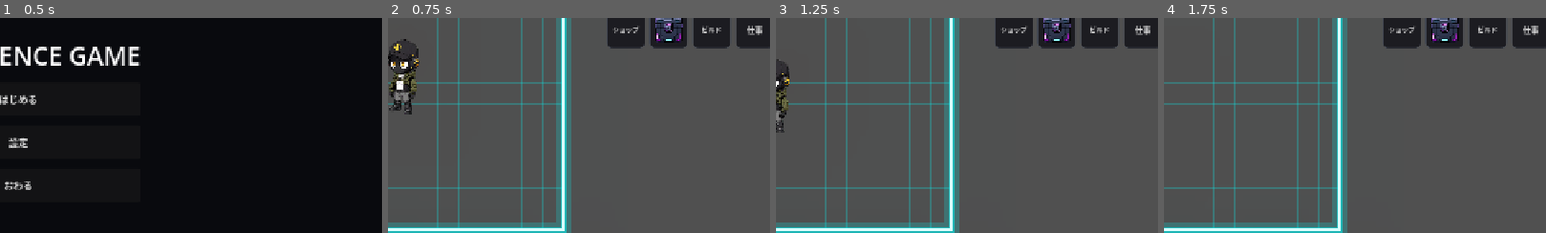
Above: before the commit, frames 1-4 (left to right).
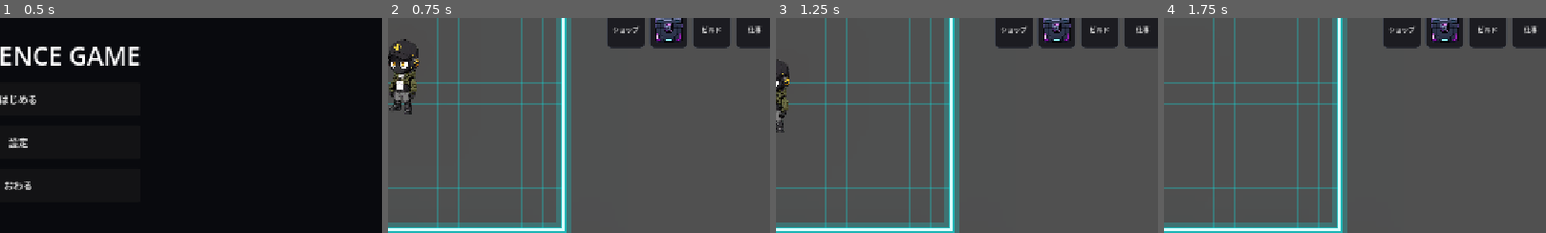
Above: after the commit, the same moments.

Repository: grimoire1089-coder/optimistic
Game: Godot game, scene res://Scenes/Boot/TitleScene.tscn
Same seed, same stepped clock (60 frames per second), same inputs: the game is played once before the commit and once after it. Sound files missing from this copy of the repository are replaced by a short silence.
Inputs:
- Up to frame 1 (0.5 s): no input
- Up to frame 2 (0.75 s): click "はじめる" at 0.5 s
- Up to frame 3 (1.25 s): no input
- Up to frame 4 (1.75 s): click "BGM" at 1.25 s
The pictures show only the part of the screen within x 48-98%, y 26-76%; the shares and areas given below are measured in that part.

Frame 1 is identical in both runs. In frame 2, 0.1% of the frame differs, in the area x 94-98%, y 3-8%; in frame 3, 0.1%; in frame 4, 0.1%.

Commit message:
Shrink work button

Diff:
--- a/Scripts/UI/HUD/WorkCreditButton.gd
+++ b/Scripts/UI/HUD/WorkCreditButton.gd
@@ -40,9 +40,9 @@
 
 
 func _apply_square_button_layout() -> void:
-	custom_minimum_size = Vector2(64.0, 64.0)
-	offset_left = -88.0
-	offset_top = -88.0
+	custom_minimum_size = Vector2(56.0, 56.0)
+	offset_left = -80.0
+	offset_top = -80.0
 	offset_right = -24.0
 	offset_bottom = -24.0
 	mouse_default_cursor_shape = Control.CURSOR_POINTING_HAND
@@ -54,7 +54,7 @@
 	add_theme_stylebox_override("hover", _make_style(Color(0.15, 0.15, 0.18, 0.98), Color(0.00, 1.65, 1.65, 0.95), 2))
 	add_theme_stylebox_override("pressed", _make_style(Color(0.04, 0.20, 0.22, 1.0), Color(0.25, 2.4, 2.4, 1.0), 2))
 	add_theme_stylebox_override("disabled", _make_style(Color(0.08, 0.08, 0.09, 0.62), Color(0.18, 0.18, 0.20, 0.8), 1))
-	add_theme_font_size_override("font_size", 13)
+	add_theme_font_size_override("font_size", 11)
 
 
 func _make_style(bg_color: Color, border_color: Color, border_width: int) -> StyleBoxFlat:
@@ -63,5 +63,5 @@
 	style.border_color = border_color
 	style.set_border_width_all(border_width)
 	style.set_corner_radius_all(8)
-	style.set_content_margin_all(4.0)
+	style.set_content_margin_all(3.0)
 	return style
